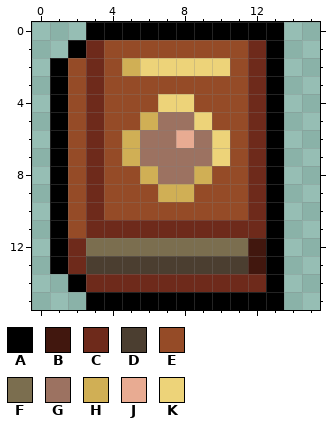
One commit to this pixel-art sprite: items/EES/universaltransmutationtablet/EES_universaltransmutationtabletinhand.png. This is how it looked before the edit.
The file is 16x16 pixels.
Palette (. is transparent): A #000000  B #41170e  C #6e2a1b  D #4b3e30  E #954b27  F #7b6e4f  G #9c7261  H #d0af55  J #e8ab92  K #edd379
Pixels before, first column x 1:
 0 ..AAAAAAAAAAA
 1 .ACEEEEEEEECA
 2 AECEHKKKKKECA
 3 AECEEEEEEEECA
 4 AECEEEKKEEECA
 5 AECEEHGGKEECA
 6 AECEHGGJGKECA
 7 AECEHGGGGKECA
 8 AECEEHGGHEECA
 9 AECEEEHHEEECA
10 AECEEEEEEEECA
11 AECCCCCCCCCCA
12 ACFFFFFFFFFBA
13 ACDDDDDDDDDBA
14 .ACCCCCCCCCCA
15 ..AAAAAAAAAAA
Now the later version:
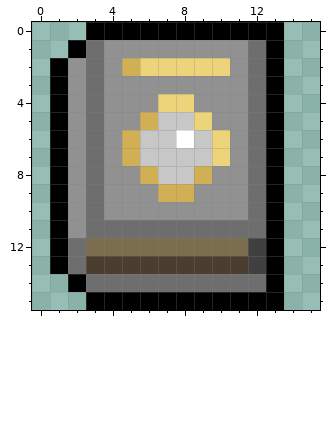
Changes in this commit:
colour B: #41170e -> #404040
colour C: #6e2a1b -> #6e6e6e
colour E: #954b27 -> #919191
colour G: #9c7261 -> #c7c7c7
colour J: #e8ab92 -> #ffffff
Boxes around the changes in both pictures, in picture pixels (x1, y1, x2, y2):
changed: (68, 40, 266, 292)
